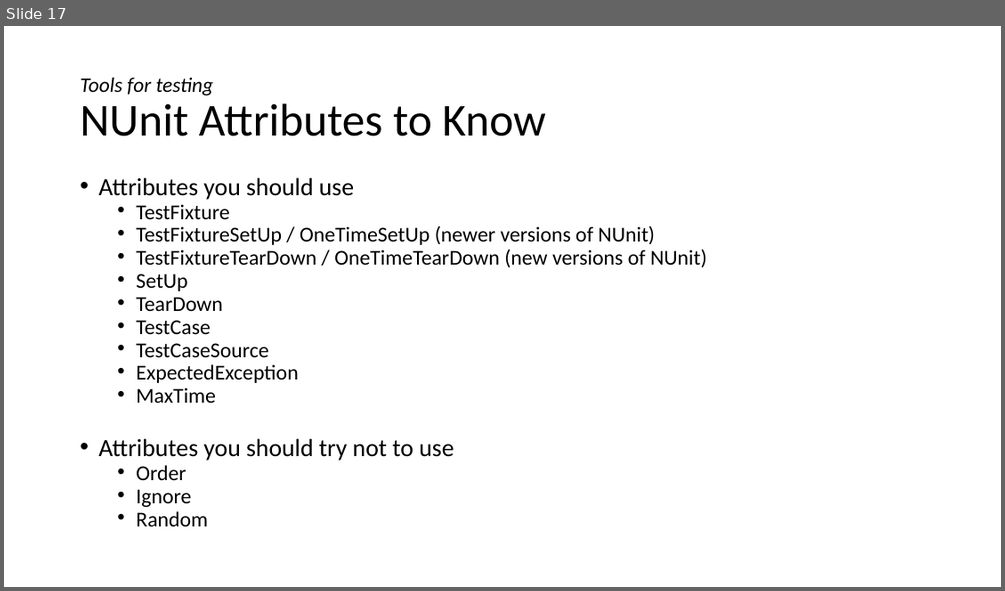
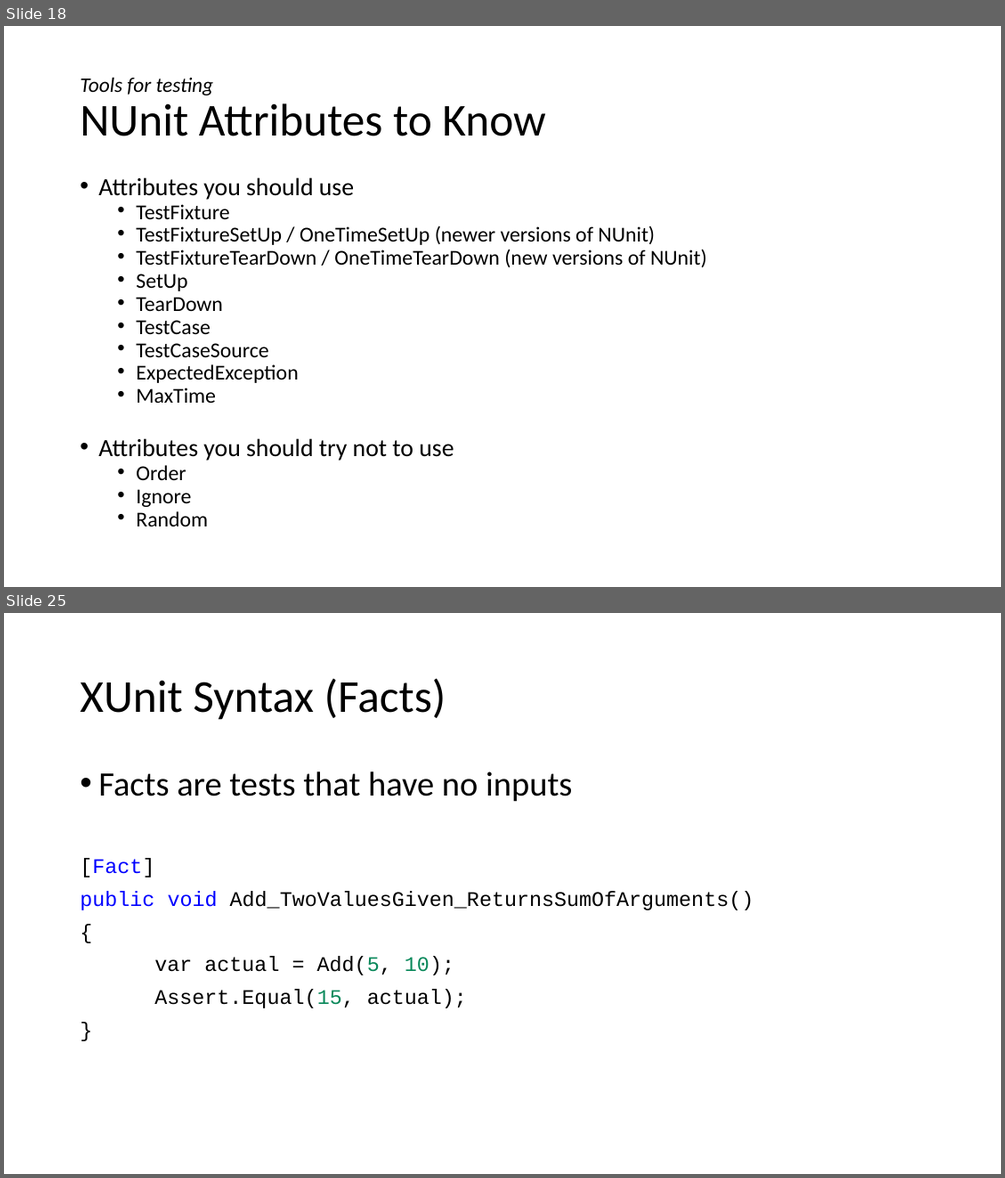
Before and after one commit to dnllowe/testing-presentation, a slide deck: testing-presentation.pptx. Shown one above the other, each under a label of ours: slide 17 before the commit, slides 18 and 25 after it; the slides between them are not shown. The pictures are 1005x591 and 1005x1178 pixels, drawn with LibreOffice and Linux fonts; fonts in the diff are those of the drawing. Boxes give left, top, right and bottom in pixels: in the first picture for what was removed or moved away, otherwise in the second. Text is boxed around its words. In the diff, an @@ line names an element or a change of style, - is before the commit and + after.

```diff
--- a/testing-presentation.pptx
+++ b/testing-presentation.pptx
@@ slide 25 added at [4,613,1001,1174], background #FFFFFF @@
@@ title added at [80,678,446,720], 44 pt, text #000000 @@
+XUnit Syntax (Facts)
@@ text added at [80,771,754,1008], 20 pt, text #000000 @@
+• Facts are tests that have no inputs
+[Fact]
+public void Add_TwoValuesGiven_ReturnsSumOfArguments()
+{
+var actual = Add(5, 10);
+Assert.Equal(15, actual);
+}
@@ what was slide 17 is now slide 18 @@
```
Also in this commit, not shown: 7 slides changed, 7 other slides added, 6 other files.
